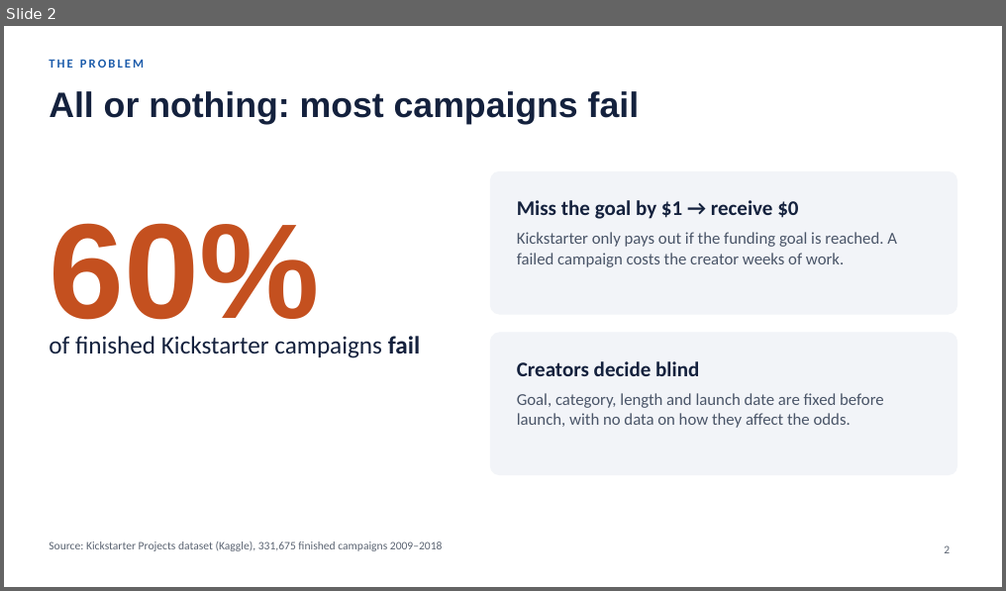
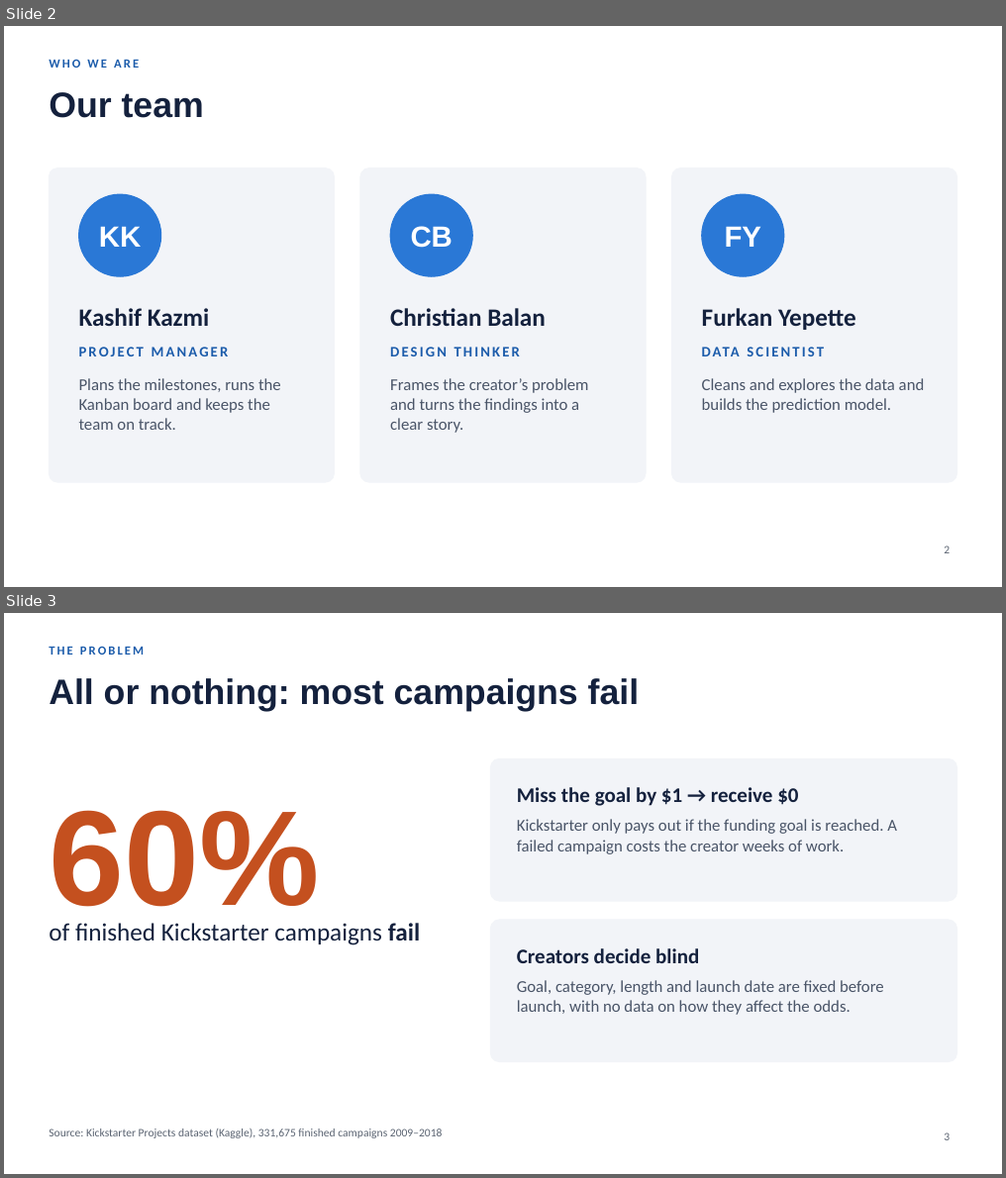
Before and after one commit to kazmithegreat12-lgtm/ds-ml-project, a slide deck: stakeholder_presentation/stakeholder_presentation.pptx. Shown one above the other, each under a label of ours: slide 2 before the commit, slides 2 and 3 after it. The pictures are 1006x591 and 1006x1178 pixels, drawn with LibreOffice and Linux fonts; fonts in the diff are those of the drawing. Boxes give left, top, right and bottom in pixels: in the first picture for what was removed or moved away, otherwise in the second. Text is boxed around its words. In the diff, an @@ line names an element or a change of style, - is before the commit and + after.

```diff
--- a/stakeholder_presentation/stakeholder_presentation.pptx
+++ b/stakeholder_presentation/stakeholder_presentation.pptx
@@ slide 2 added at bbox=[4, 26, 1002, 587], background #FFFFFF @@
@@ text added at bbox=[49, 59, 139, 68], 12 pt, text #1C5CAB, bold @@
+WHO WE ARE
@@ title added at bbox=[49, 92, 204, 118], 34 pt, text #14213D, bold @@
+Our team
@@ rounded rectangle added at bbox=[49, 169, 334, 482], fill #F2F4F8, outline #F2F4F8 1 pt @@
@@ rounded rectangle added at bbox=[360, 169, 646, 482], fill #F2F4F8, outline #F2F4F8 1 pt @@
@@ rounded rectangle added at bbox=[672, 169, 957, 482], fill #F2F4F8, outline #F2F4F8 1 pt @@
@@ ellipse added at bbox=[79, 194, 161, 276], fill #2A78D6, outline #2A78D6 1 pt @@
@@ ellipse added at bbox=[390, 194, 472, 276], fill #2A78D6, outline #2A78D6 1 pt @@
@@ ellipse added at bbox=[702, 194, 784, 276], fill #2A78D6, outline #2A78D6 1 pt @@
@@ text added at bbox=[99, 226, 141, 247], 28 pt, text #FFFFFF, bold @@
+KK
@@ text added at bbox=[411, 226, 452, 248], 28 pt, text #FFFFFF, bold @@
+CB
@@ text added at bbox=[725, 226, 761, 247], 28 pt, text #FFFFFF, bold @@
+FY
@@ text added at bbox=[79, 308, 210, 326], 24 pt, text #14213D, bold @@
+Kashif Kazmi
@@ text added at bbox=[390, 308, 546, 326], 24 pt, text #14213D, bold @@
+Christian Balan
@@ text added at bbox=[702, 308, 856, 330], 24 pt, text #14213D, bold @@
+Furkan Yepette
@@ text added at bbox=[79, 347, 229, 357], 14 pt, text #1C5CAB, bold @@
+PROJECT MANAGER
@@ text added at bbox=[390, 347, 520, 357], 14 pt, text #1C5CAB, bold @@
+DESIGN THINKER
@@ text added at bbox=[702, 337, 927, 367], 14 pt, text #1C5CAB, bold @@
+DATA SCIENTIST
@@ text added at bbox=[79, 378, 281, 430], 16 pt, text #4A5568 @@
+Plans the milestones, runs the Kanban board and keeps the team on track.
@@ text added at bbox=[390, 378, 589, 433], 16 pt, text #4A5568 @@
+Frames the creator’s problem and turns the findings into a clear story.
@@ text added at bbox=[702, 378, 925, 413], 16 pt, text #4A5568 @@
+Cleans and explores the data and builds the prediction model.
@@ page number added at bbox=[944, 546, 949, 554], 11 pt, text #5B6472 @@
+2
@@ what was slide 2 is now slide 3 @@
```
Also in this commit, not shown: 7 slides changed, 2 other files.
